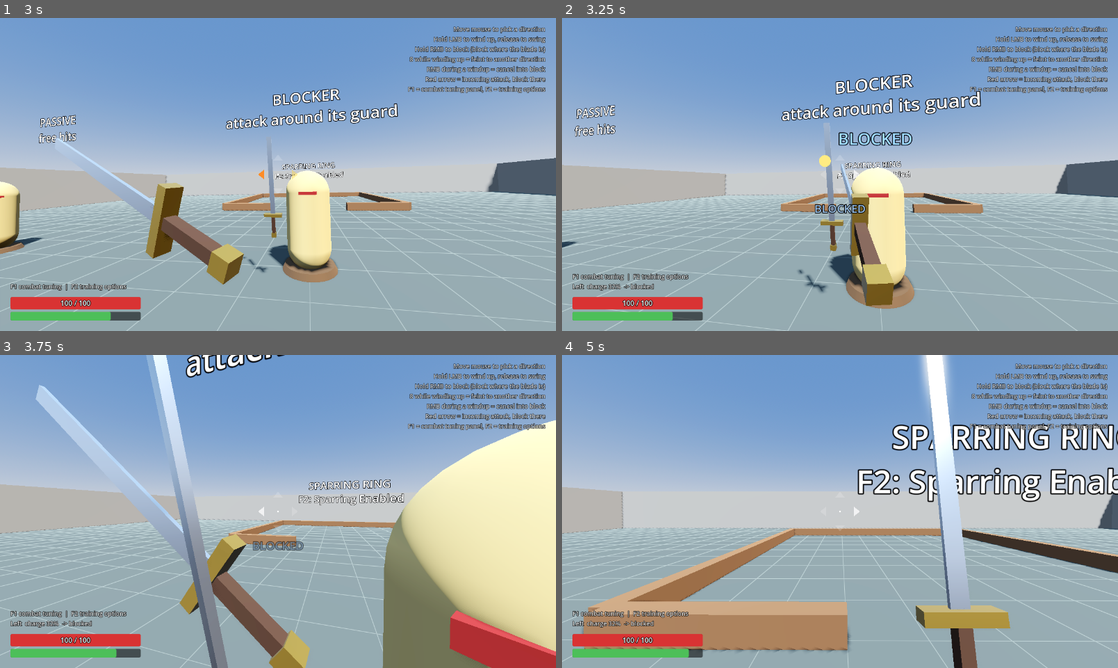
Above: before the commit, frames 1-4 (two rows, left to right).
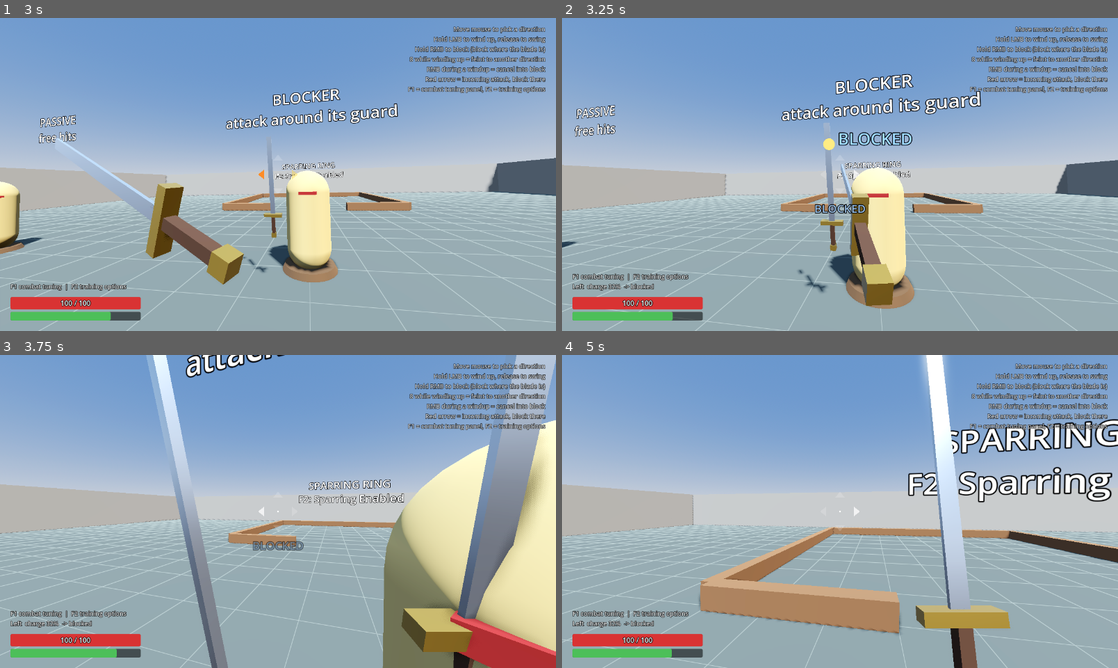
Above: after the commit, the same moments.

Repository: Lennilidli/fpsgame
Game: Godot game, scene res://scenes/menu.tscn
The game is run twice, just before and just after one commit, with the same random seed, the same clock (stepped at 60 frames per second) and the same inputs.
Inputs (mouse positions are in pixels of both pictures, inside the frame that each line leads up to):
- Up to frame 1 (3 s): click "Training Ground" at 0.5 s; tap Enter at 1.25 s; move the mouse to (305, 174) at 1.27 s; press the mouse at (305, 174) at 1.28 s; hold W (move_forward) from 1.28 s (still down); tap Space (jump) at 1.52, 2.27 s; right-click (305, 174) at 1.55 s; move the mouse to (250, 174) at 2.02 s; release the mouse at (250, 174) at 2.03 s; right-click (250, 174) at 2.1 s; click (250, 174) at 2.3 s; move the mouse to (289, 168) at 2.77 s; press the mouse at (289, 168) at 2.78 s
- Up to frame 2 (3.25 s): keep holding W (move_forward); right-click (851, 168) at 3.05 s
- Up to frame 3 (3.75 s): keep holding W (move_forward); move the mouse to (272, 517) at 3.52 s; release the mouse at (272, 517) at 3.53 s; right-click (272, 517) at 3.6 s
- Up to frame 4 (5 s): keep holding W (move_forward); tap Space (jump) at 3.77, 4.52 s; click (834, 517) at 3.8 s; move the mouse to (878, 514) at 4.27 s; hold 8 (feint) from 4.28 s (still down); right-click (878, 514) at 4.55 s

Frame 1 is identical in both runs. In frame 2, 0.1% of the frame differs, in the area x 46-50%, y 38-48%; in frame 3, 12%; in frame 4, 23%, in the area x 0-100%, y 0-100%.

Commit message:
Rework impact feel for overheads and blocked swings
- Blade hitbox lengthens from the real hand instead of scaling the whole
  weapon about the camera, so close-range overheads no longer clip the
  head while the blade is still high; only the outer blade (Edge Start)
  deals hits
- Hits bite into the target, hold a hit-stop weighted by damage and
  charge, then rebound; camera kicks with the hit; targets squash/tilt
- Blocked swings deflect fast, hold a short visible stun, then recover
  (~1.0 s instead of ~1.3 s); tighter guard catch so blades stop at the
  guard instead of short of it
- New settings: Hit Bite, Hit Bite Time, Hit Camera Kick, Edge Start,
  Guard Catch Distance; retuned block and hit defaults

Co-Authored-By: Claude Opus 5.5 <noreply@anthropic.com>

Diff:
--- a/fps_game/scenes/player.tscn
+++ b/fps_game/scenes/player.tscn
@@ -33,4 +33,4 @@
 profile = ExtResource("4_profile")
 weapon = NodePath("../Head/Camera3D/Sword")
 base_damage = 34.0
-hitbox_scale = 1.6
+hitbox_scale = 2.0
--- a/fps_game/scripts/combat_profile.gd
+++ b/fps_game/scripts/combat_profile.gd
@@ -34,19 +34,25 @@
 @export_range(0.05, 1.5, 0.01) var recover_time := 0.4
 
 @export_group("Impact")
-## Freeze frames when a swing hits flesh.
-@export_range(0.0, 0.3, 0.005) var hit_stop := 0.08
+## Freeze frames when a swing hits flesh. Scaled by the attack's damage and charge, so a
+## full overhead freezes longer than a quick side slash.
+@export_range(0.0, 0.3, 0.005) var hit_stop := 0.09
+## After a hit the blade keeps cutting this fraction of its remaining swing before it
+## stops (the "bite"), so hits sink in instead of tapping.
+@export_range(0.0, 0.6, 0.01) var hit_bite := 0.15
+@export_range(0.01, 0.2, 0.01) var hit_bite_time := 0.05
 ## How far the weapon rebounds toward the backswing after a hit.
-@export_range(0.0, 1.0, 0.05) var hit_bounce_amount := 0.35
+@export_range(0.0, 1.0, 0.05) var hit_bounce_amount := 0.25
 @export_range(0.05, 1.0, 0.01) var hit_bounce_time := 0.25
 ## If on, the swing cuts through the target instead of bouncing off.
 @export var hit_passes_through := false
 ## Freeze frames when a swing is blocked.
-@export_range(0.0, 0.3, 0.005) var block_stop := 0.12
-@export_range(0.0, 1.0, 0.05) var block_bounce_amount := 0.6
-@export_range(0.05, 1.0, 0.01) var block_bounce_time := 0.35
-## Extra time the attacker is locked after being blocked.
-@export_range(0.0, 1.5, 0.05) var blocked_recoil := 0.4
+@export_range(0.0, 0.3, 0.005) var block_stop := 0.1
+@export_range(0.0, 1.0, 0.05) var block_bounce_amount := 0.5
+## How fast a blocked blade is knocked back. Short = crisp deflection.
+@export_range(0.05, 1.0, 0.01) var block_bounce_time := 0.15
+## Stun after being blocked: the deflected blade holds still this long before returning.
+@export_range(0.0, 1.5, 0.05) var blocked_recoil := 0.25
 ## Swings bounce off walls and props.
 @export var world_collision := true
 @export_range(0.0, 1.0, 0.05) var world_bounce_amount := 0.5
@@ -89,13 +95,23 @@
 ## Camera roll/pitch that follows your swing (degrees).
 @export_range(0.0, 10.0, 0.1) var swing_camera_roll := 2.5
 @export_range(0.0, 0.3, 0.005) var hit_camera_shake := 0.05
+## Camera jolt in the swing's direction when your hit lands (degrees).
+@export_range(0.0, 8.0, 0.1) var hit_camera_kick := 2.0
 @export_range(0.0, 0.3, 0.005) var block_camera_shake := 0.03
 
 @export_group("Hitboxes")
 ## Thickness of the blade hitbox (m). Hits land when the blade comes this close to a body.
 @export_range(0.01, 0.3, 0.01) var blade_radius := 0.08
-## Extra forgiveness for blade-on-blade contact, so blocks catch reliably (m).
-@export_range(0.0, 0.6, 0.01) var block_contact_bonus := 0.25
+## Only the outer blade deals hits: from this fraction of its length to the tip. The part
+## near the hilt passes over targets, so overheads come down onto the head instead of
+## clipping it early. Guards still catch the whole blade.
+@export_range(0.0, 0.9, 0.05) var edge_start := 0.45
+## Extra forgiveness for blade-on-blade contact (m). Higher = blocks catch more reliably but
+## the blade stops visibly short of the guard.
+@export_range(0.0, 0.6, 0.01) var block_contact_bonus := 0.1
+## A correct guard also catches a blade that only brushes past within this distance (m),
+## at its closest point. Too low and some blows slip past the guard to the body.
+@export_range(0.1, 1.0, 0.05) var guard_catch_distance := 0.35
 ## If on, any blade-on-blade contact blocks, even when the block direction is wrong.
 ## Off = MO2 style: only a correct-direction guard stops the blade.
 @export var physical_blocks := false
--- a/fps_game/scripts/enemy.gd
+++ b/fps_game/scripts/enemy.gd
@@ -28,6 +28,7 @@
 var _target_combat: MeleeCombat
 var _material: StandardMaterial3D
 var _base_color: Color
+var _react_tween: Tween
 var _repath_timer := 0.0
 var _strafe_sign := 1.0
 var _strafe_timer := 0.0
@@ -241,13 +242,19 @@
 
 # --- Reactions -------------------------------------------------------------
 
-func _on_defended(result: MeleeCombat.Result, _attacker: MeleeCombat) -> void:
+func _on_defended(result: MeleeCombat.Result, attacker: MeleeCombat) -> void:
 	if result == MeleeCombat.Result.HIT or result == MeleeCombat.Result.GUARD_BREAK:
 		_material.albedo_color = Color.WHITE
 		create_tween().tween_property(_material, "albedo_color", _base_color, 0.15)
+		if _react_tween:
+			_react_tween.kill()
+		_react_tween = MeleeCombat.play_hit_react(body_mesh, attacker.attack_dir, clampf(attacker.last_swing_damage / 30.0, 0.6, 1.5))
 
 
 func _on_died() -> void:
+	if _react_tween:
+		_react_tween.kill()
+	body_mesh.rotation = Vector3.ZERO
 	velocity = Vector3.ZERO
 	collision_shape.set_deferred("disabled", true)
 	died.emit(self)
--- a/fps_game/scripts/melee_combat.gd
+++ b/fps_game/scripts/melee_combat.gd
@@ -37,7 +37,7 @@
 	"idle": [Vector3(0.3, -0.35, -0.45), Vector3(-10, 0, 0)],
 	"windup_overhead": [Vector3(0.2, -0.05, -0.5), Vector3(20, 0, 0)],
 	"swing_overhead": [Vector3(0.05, -0.45, -0.6), Vector3(-120, 0, 0)],
-	"windup_thrust": [Vector3(0.25, -0.3, 0.25), Vector3(-80, 8, 0)],
+	"windup_thrust": [Vector3(0.25, -0.3, 0.4), Vector3(-80, 8, 0)],
 	"swing_thrust": [Vector3(0.05, -0.2, -0.7), Vector3(-88, 0, 0)],
 	"windup_left": [Vector3(-0.35, -0.15, -0.45), Vector3(0, 15, 60)],
 	"swing_left": [Vector3(0.4, -0.25, -0.55), Vector3(0, -160, 80)],
@@ -50,7 +50,7 @@
 	"stagger": [Vector3(0.45, -0.6, -0.2), Vector3(10, 0, -40)],
 	# Blade drawn back close to the body; used after a block so the recovery doesn't
 	# sweep through the opponent's guard.
-	"retract": [Vector3(0.3, -0.3, -0.15), Vector3(15, 0, 0)],
+	"retract": [Vector3(0.32, -0.28, -0.32), Vector3(10, 0, 0)],
 }
 
 ## Blade span along the weapon's local +Y, used for wall collision and sparks.
@@ -59,16 +59,14 @@
 ## Sub-steps per physics frame when sweeping the blade, so fast swings can't skip
 ## through a thin blade or body.
 const HITBOX_SUBSTEPS := 4
-## A correct guard catches a blade that passes within this distance (m), at its closest point.
-const GUARD_CATCH_DISTANCE := 0.6
 
 @export var profile: CombatProfile
 @export var team := 0
 @export var weapon: Node3D
 @export var glow_on_windup := false ## Make the blade glow while attacking (enemy telegraph).
-## Scales the blade hitbox about the weapon's parent. The first-person sword sits close to
-## the camera, so the player scales it up; scaling about the camera keeps the hitbox exactly
-## behind the blade on screen while giving it real reach.
+## Lengthens the blade hitbox beyond the visible blade (the hand stays where it is). The
+## first-person sword is small and close to the camera, so the player needs a longer
+## hitbox for real reach; it lies on the same line as the blade on screen.
 @export var hitbox_scale := 1.0
 @export var immortal := false ## Health refills instead of dying (training).
 @export var infinite_stamina := false
@@ -185,6 +183,35 @@
 	return _impact_time - _timer
 
 
+## Hit-stop for the current swing: heavier attacks and fuller charges freeze longer.
+func current_hit_stop() -> float:
+	var weight: float = profile.attack(attack_dir)["damage"] * lerpf(0.8, 1.2, last_swing_charge)
+	return _t(profile.hit_stop * weight)
+
+
+## Visual flinch for a body mesh struck by an attack from `dir`: squash on overheads,
+## rock back on thrusts, tilt away from side hits. Returns the tween (kill it to cancel).
+static func play_hit_react(mesh: Node3D, dir: Dir, strength: float) -> Tween:
+	var tilt := Vector3.ZERO
+	var squash := Vector3.ONE
+	match dir:
+		Dir.OVERHEAD:
+			squash = Vector3(1.0 + 0.08 * strength, 1.0 - 0.14 * strength, 1.0 + 0.08 * strength)
+			tilt.x = deg_to_rad(-8.0 * strength)
+		Dir.THRUST:
+			tilt.x = deg_to_rad(10.0 * strength)
+		Dir.LEFT:
+			tilt.z = deg_to_rad(10.0 * strength)
+		Dir.RIGHT:
+			tilt.z = deg_to_rad(-10.0 * strength)
+	var tween := mesh.create_tween().set_parallel()
+	tween.tween_property(mesh, "rotation", tilt, 0.05).set_ease(Tween.EASE_OUT)
+	tween.tween_property(mesh, "scale", squash, 0.05).set_ease(Tween.EASE_OUT)
+	tween.chain().tween_property(mesh, "rotation", Vector3.ZERO, 0.45).set_trans(Tween.TRANS_ELASTIC).set_ease(Tween.EASE_OUT)
+	tween.parallel().tween_property(mesh, "scale", Vector3.ONE, 0.45).set_trans(Tween.TRANS_ELASTIC).set_ease(Tween.EASE_OUT)
+	return tween
+
+
 ## Max turn speed in radians/s for the current state, or 0 for unlimited.
 func turn_cap() -> float:
 	match state:
@@ -211,10 +238,10 @@
 
 ## World-space blade hitbox as [base, tip].
 func hitbox_segment() -> Array:
-	var origin: Vector3 = weapon.get_parent().global_position
+	var hand := weapon.global_position
 	var base := _blade_point(0.0)
 	var tip := _blade_point(1.0)
-	return [origin + (base - origin) * hitbox_scale, origin + (tip - origin) * hitbox_scale]
+	return [hand + (base - hand) * hitbox_scale, hand + (tip - hand) * hitbox_scale]
 
 
 ## Body hurtbox as [bottom, top, radius] from the body's capsule, or [] if unavailable.
@@ -457,7 +484,7 @@
 				result = Result.BLOCKED
 	else:
 		result = Result.HIT
-		_freeze = _t(impact.hit_stop)
+		_freeze = attacker.current_hit_stop() + attacker._t(impact.hit_bite_time)
 		_take_damage(damage)
 		if state != State.SWING:
 			_stagger(profile.flinch_time)
@@ -555,7 +582,7 @@
 			var previous: float = _guard_distance.get(other, INF)
 			_guard_distance[other] = distance
 			var touching := distance <= profile.blade_radius * 2.0 + profile.block_contact_bonus
-			var passed_closest := distance > previous and previous <= GUARD_CATCH_DISTANCE
+			var passed_closest := distance > previous and previous <= profile.guard_catch_distance
 			if touching or passed_closest:
 				return _on_contact(other, true, points[0].lerp(points[1], 0.5))
 		if _stop_hitting:
@@ -566,7 +593,8 @@
 			var hurt := other.hurtbox()
 			if hurt.is_empty():
 				continue
-			var points := Geometry3D.get_closest_points_between_segments(a, b, hurt[0], hurt[1])
+			var edge := a.lerp(b, profile.edge_start)
+			var points := Geometry3D.get_closest_points_between_segments(edge, b, hurt[0], hurt[1])
 			if points[0].distance_to(points[1]) <= hurt[2] + profile.blade_radius:
 				if _on_contact(other, false, points[0]):
 					return true
@@ -590,25 +618,33 @@
 			_freeze = _t(profile.block_stop)
 			_set_state(State.STAGGER, _t(profile.parry_stagger))
 			_play([
-				_seg(_bounce_pose(profile.block_bounce_amount), profile.block_bounce_time, Ease.OUT, 2.5),
+				_seg(_bounce_pose(profile.block_bounce_amount), profile.block_bounce_time, Ease.OUT, 3.0),
 				_seg(POSES["stagger"], 0.2, Ease.IN_OUT),
 			])
 			return true
 		Result.BLOCKED:
 			_spawn_spark(point)
 			_freeze = _t(profile.block_stop)
+			# Knocked back fast, drawn in close to the body, held there as the stun.
 			_recover([
-				_seg(_bounce_pose(profile.block_bounce_amount), profile.block_bounce_time, Ease.OUT, 2.5),
-				_seg(POSES["retract"], maxf(profile.blocked_recoil, 0.15), Ease.IN_OUT),
-			], 0.0)
+				_seg(_bounce_pose(profile.block_bounce_amount), profile.block_bounce_time, Ease.OUT, 3.0),
+				_seg(POSES["retract"], 0.15, Ease.OUT, 2.0),
+			], profile.blocked_recoil)
 			return true
 	# HIT or GUARD_BREAK
 	_victims.append(target)
-	_freeze = _t(profile.hit_stop)
 	if profile.hit_passes_through:
+		_freeze = current_hit_stop()
 		_stop_hitting = not profile.attack(attack_dir)["cleave"]
 		return false
-	_bounce(profile.hit_bounce_amount, profile.hit_bounce_time, 0.0)
+	# Bite into the target, hold for the hit-stop, then rebound and recover.
+	var bite := _mix(_current_pose(), _swing_pose(), profile.hit_bite)
+	var back := _mix(bite, _windup_pose(1.0), profile.hit_bounce_amount)
+	_recover([
+		_seg(bite, profile.hit_bite_time, Ease.OUT, 2.0),
+		{"pose": bite, "time": current_hit_stop(), "ease": Ease.LINEAR, "power": 1.0},
+		_seg(back, profile.hit_bounce_time, Ease.OUT, 2.5),
+	], 0.0)
 	return true
 
 
--- a/fps_game/scripts/player.gd
+++ b/fps_game/scripts/player.gd
@@ -150,8 +150,30 @@
 	match result:
 		MeleeCombat.Result.HIT, MeleeCombat.Result.GUARD_BREAK:
 			_shake_camera(combat.profile.hit_camera_shake)
+			_kick_camera(combat.attack_dir)
 		MeleeCombat.Result.BLOCKED, MeleeCombat.Result.PARRIED:
 			_shake_camera(combat.profile.block_camera_shake)
+
+
+## Jolts the view in the swing's direction when a hit lands, on top of the swing lean.
+func _kick_camera(dir: MeleeCombat.Dir) -> void:
+	var kick := deg_to_rad(combat.profile.hit_camera_kick)
+	var offset := Vector3.ZERO
+	match dir:
+		MeleeCombat.Dir.LEFT:
+			offset.z = -kick
+		MeleeCombat.Dir.RIGHT:
+			offset.z = kick
+		MeleeCombat.Dir.OVERHEAD:
+			offset.x = -kick
+		MeleeCombat.Dir.THRUST:
+			offset.x = -kick * 0.4
+	if _camera_tween:
+		_camera_tween.kill()
+	_camera_tween = create_tween()
+	_camera_tween.tween_property(camera, "rotation", camera.rotation + offset, 0.04).set_ease(Tween.EASE_OUT)
+	_camera_tween.tween_interval(combat.current_hit_stop())
+	_camera_tween.tween_property(camera, "rotation", Vector3.ZERO, 0.4).set_ease(Tween.EASE_OUT).set_trans(Tween.TRANS_QUAD)
 
 
 func _on_defended(result: MeleeCombat.Result, _attacker: MeleeCombat) -> void:
--- a/fps_game/scripts/training_dummy.gd
+++ b/fps_game/scripts/training_dummy.gd
@@ -20,6 +20,7 @@
 var gravity: float = ProjectSettings.get_setting("physics/3d/default_gravity")
 var _material: StandardMaterial3D
 var _base_color: Color
+var _react_tween: Tween
 var _feedback_tween: Tween
 var _timer := 0.0
 var _hold := 0.0
@@ -153,6 +154,7 @@
 	match result:
 		MeleeCombat.Result.HIT:
 			_flash()
+			_hit_react(attacker)
 			_show_feedback("%d" % roundi(damage), Color.WHITE)
 		MeleeCombat.Result.BLOCKED:
 			_show_feedback("BLOCKED", Color(0.5, 0.75, 1.0))
@@ -160,6 +162,7 @@
 			_show_feedback("PARRIED", Color(1.0, 0.35, 0.3))
 		MeleeCombat.Result.GUARD_BREAK:
 			_flash()
+			_hit_react(attacker)
 			_show_feedback("GUARD BREAK %d" % roundi(damage * 0.5), Color(1.0, 0.8, 0.2))
 
 
@@ -172,6 +175,12 @@
 			_show_feedback("you PARRIED!", Color(1.0, 0.85, 0.2))
 		MeleeCombat.Result.HIT:
 			_show_feedback("hit you", Color(1.0, 0.4, 0.4))
+
+
+func _hit_react(attacker: MeleeCombat) -> void:
+	if _react_tween:
+		_react_tween.kill()
+	_react_tween = MeleeCombat.play_hit_react(body_mesh, attacker.attack_dir, clampf(attacker.last_swing_damage / 30.0, 0.6, 1.5))
 
 
 func _flash() -> void:
